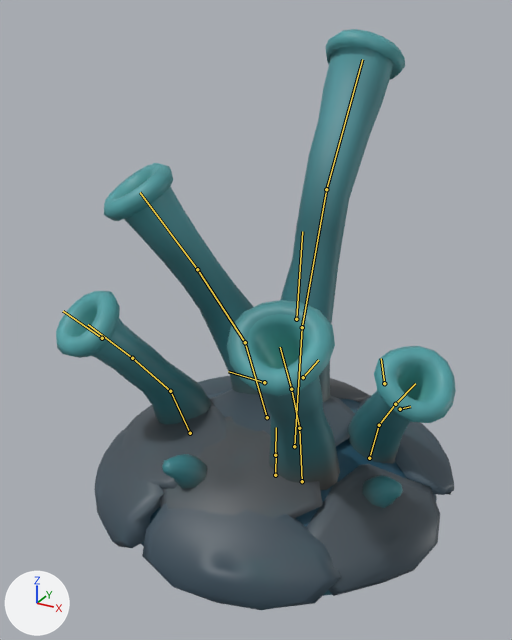
What one commit did to the glTF model assets/creatures/spawn_polyp/spawn_polyp.glb.
The view is the same before and after, from a 50 mm camera at (0.393, -0.776, 0.631) aimed at (-0.031, -0.003, 0.245). Lighting does not change. The marker at lower left points along +X, +Y and +Z. The picture after the commit comes second. Both versions are drawn at frame 9 of the action 'ko'; the numbers are the values there. The bones that change, and the others that lie on the model, are drawn over the model as lines.

Objects in the first picture: 'spawn_polyp'.
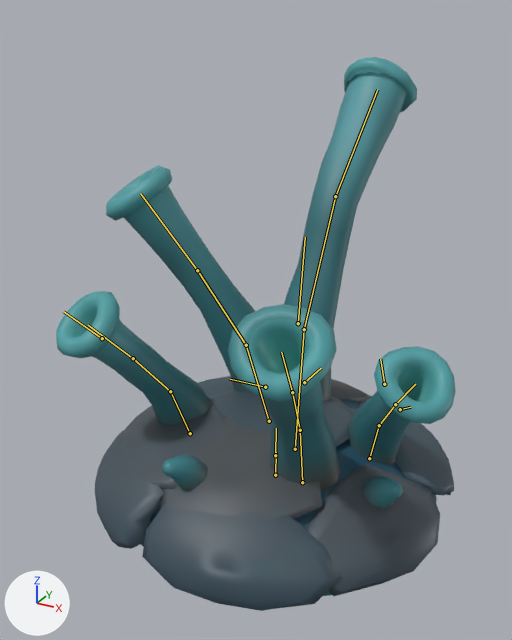
Boxes (x1, y1, x2, y2) around the edits, measured in the pictures (512 x 640 px):
'spawn_polyp', posed: before (56, 29, 456, 610); after (56, 57, 456, 611)
bone 'tube1_0', root to tip: before (267, 417) to (245, 342); after (269, 421) to (246, 345)
bone 'tube1_1', root to tip: before (245, 342) to (197, 269); after (246, 345) to (197, 270)
bone 'tube1_2', root to tip: before (197, 269) to (140, 192); after (197, 270) to (140, 193)
bone 'tube2_0', root to tip: before (294, 446) to (302, 327); after (295, 449) to (304, 329)
bone 'tube2_1', root to tip: before (302, 327) to (326, 189); after (304, 329) to (335, 196)
bone 'tube2_2', root to tip: before (326, 189) to (362, 59); after (335, 196) to (377, 89)

The edits, one by one:
Bone 'tube1_0' (bone_tube1_0) moves from (0.003, -0.02, -0.003) to (0.004, -0.027, -0.005).
Bone 'tube1_0' (bone_tube1_0) turns from (-5, 2, 3) to (-7, 3, 5) degrees about its own x, y and z.
Bone 'tube1_1' (bone_tube1_1) turns from (-4, 4, 1) to (-7, 6, 2) degrees about its own x, y and z.
Bone 'tube1_2' (bone_tube1_2) turns from (-1, 1, 0) to (-2, 2, 0) degrees about its own x, y and z.
Bone 'tube2_0' (bone_tube2_0) moves from (-0.001, -0.056, -0.012) to (-0.001, -0.062, -0.013).
Bone 'tube2_0' (bone_tube2_0) turns from (-17, 0, 0) to (-19, 0, 0) degrees about its own x, y and z.
Bone 'tube2_1' (bone_tube2_1) turns from (-30, 0, 1) to (-36, 0, 1) degrees about its own x, y and z.
Bone 'tube2_2' (bone_tube2_2) turns from (-18, 0, 1) to (-23, 0, 1) degrees about its own x, y and z.
